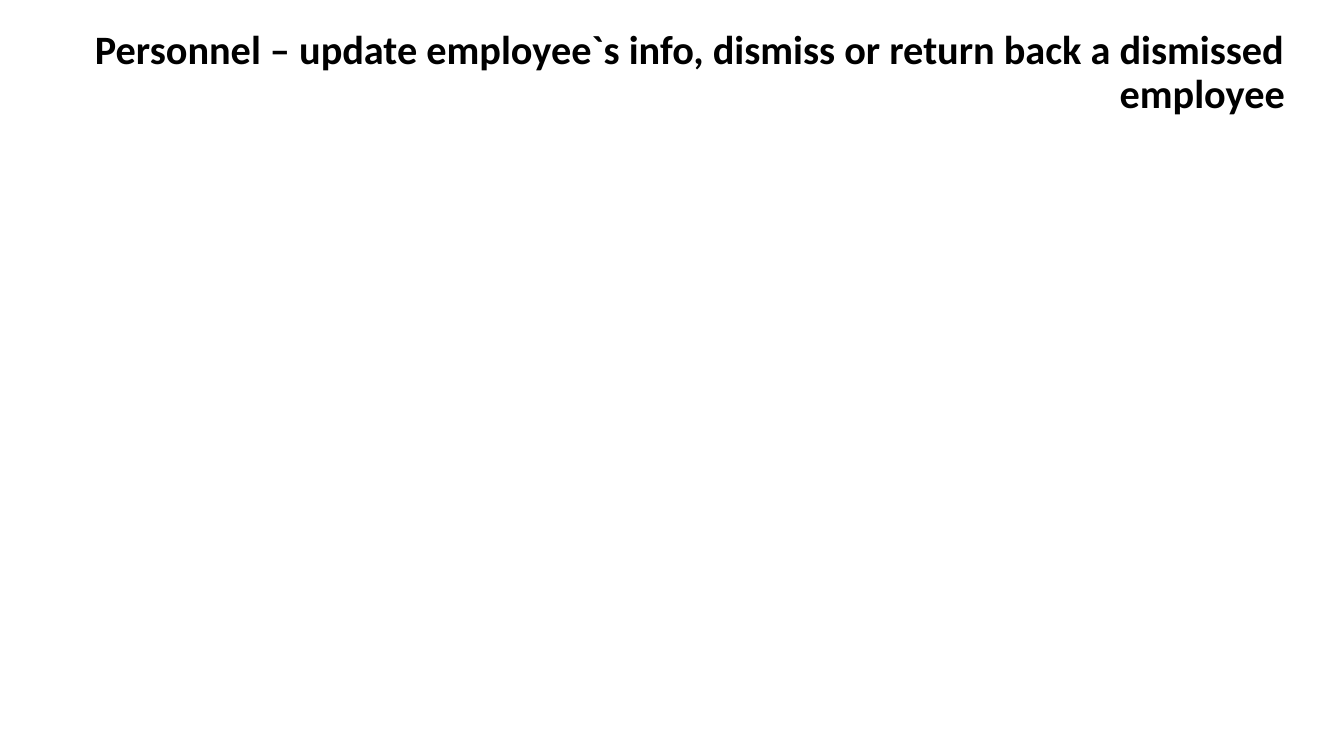
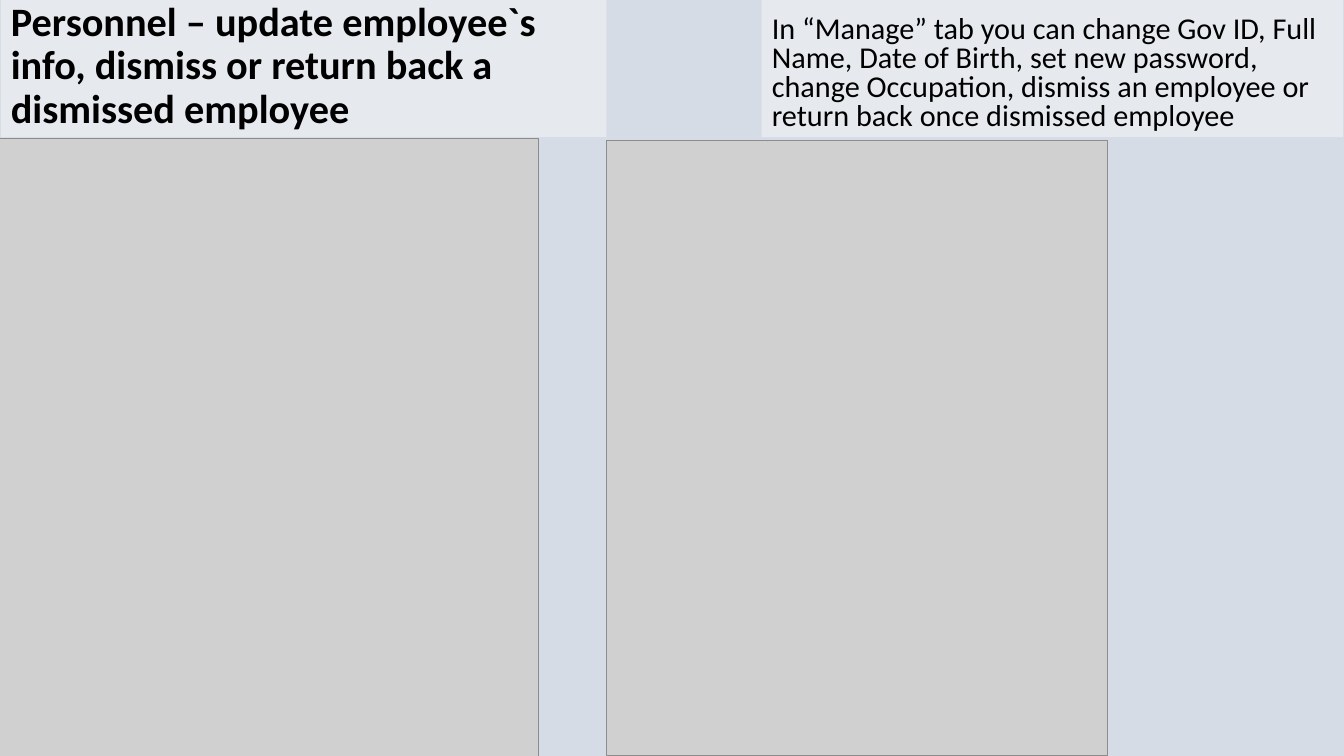
Before and after one commit to haidukm95-byte/DI170_NEW, a slide deck: slide 21 of FINAL_PROJECT/presentation/1.pptx. Drawn at 1344x756 pixels with LibreOffice and Linux fonts; fonts in the diff are those of the drawing; grey boxes stand for pictures. Boxes give left, top, right and bottom in pixels: in the first picture for what was removed or moved away, otherwise in the second. Text is boxed around its words. In the diff, an @@ line names an element or a change of style, - is before the commit and + after.

```diff
--- a/FINAL_PROJECT/presentation/1.pptx
+++ b/FINAL_PROJECT/presentation/1.pptx
@@ background #FFFFFF to #D6DCE5 @@
@@ title "Personnel – update employee`s info, ...": place and size @@
-title "Personnel – update employee`s info, ..." at [95,35,1285,115]
+title "Personnel – update employee`s info, ..." at [1,0,607,137]
@@ title "Personnel – update employee`s info, ..." at [1,0,607,137]: alignment right to left @@
@@ rectangle added at [762,0,1344,137], fill #FFFFFF at 40% opacity, 21.6 pt, text #000000 @@
+In “Manage” tab you can change Gov ID, Full Name, Date of Birth, set new password, change Occupation, dismiss an employee or return back once dismissed employee
@@ picture added at [0,138,538,756] @@
@@ picture added at [607,141,1108,756] @@
```
Also in this commit, not shown: 4 other slides changed, 6 other files.
